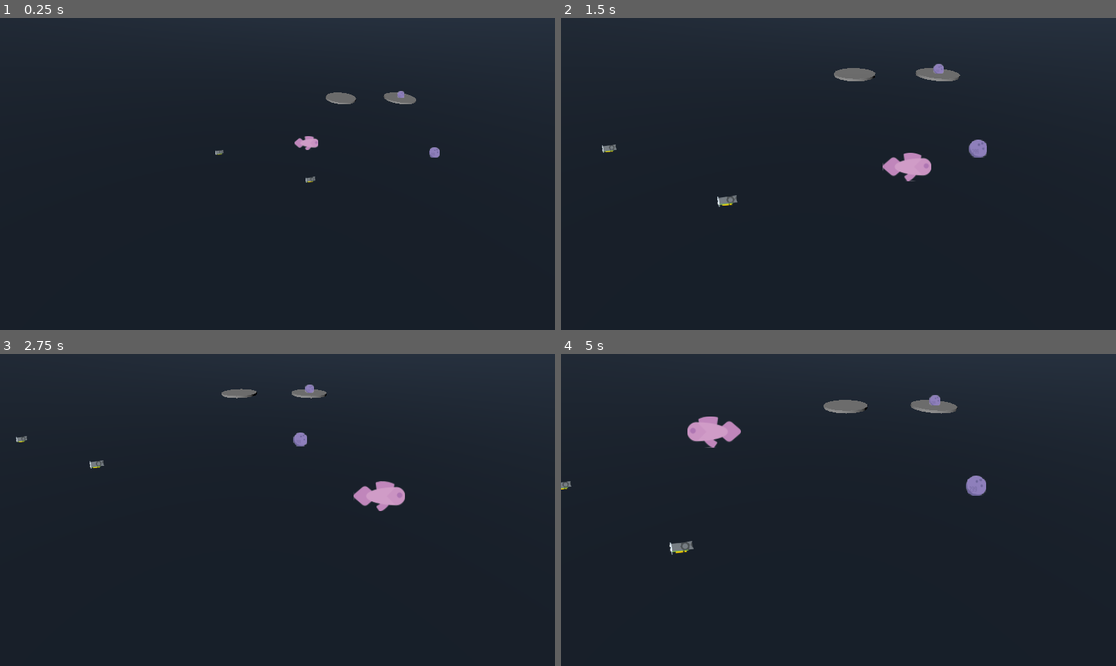
Above: before the commit, frames 1-4 (two rows, left to right).
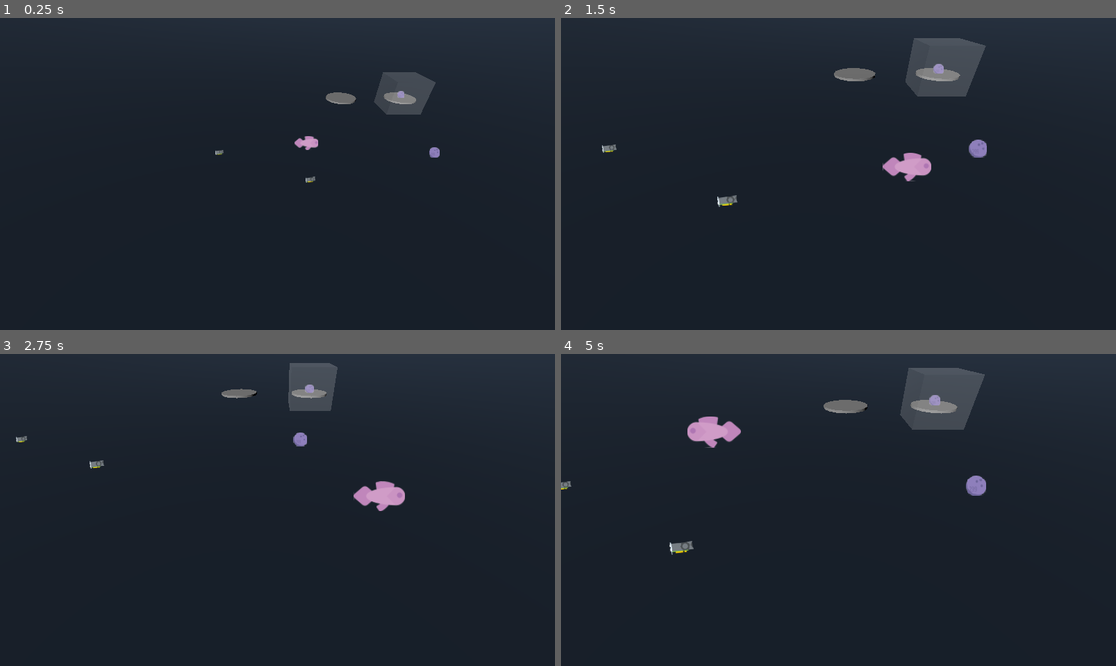
Above: after the commit, the same moments.

Repository: sundowns/full-scale-operation
Game: Godot game, scene res://world.tscn
The game is run twice, just before and just after one commit, with the same random seed, the same clock (stepped at 60 frames per second) and the same inputs.
Inputs:
- Up to frame 1 (0.25 s): no input
- Up to frame 2 (1.5 s): tap Enter (ui_accept) at 0.5, 0.77 s; hold D (move_right) 0.53-1.28 s; hold Shift (graboss) 0.53-1.28 s; hold S (move_down) from 1.28 s (still down); tap Shift (graboss) at 1.35 s
- Up to frame 3 (2.75 s): tap Enter (ui_accept) at 1.52 s; release S (move_down) at 2.03 s; hold D (move_right) from 2.03 s (still down); hold Shift (graboss) from 2.03 s (still down)
- Up to frame 4 (5 s): release D (move_right) at 2.78 s; release Shift (graboss) at 2.78 s; hold W (move_up) 2.78-3.53 s; tap Shift (graboss) at 2.85, 4.35 s; tap Enter (ui_accept) at 3.02, 3.77, 4.52 s; hold Shift (graboss) 3.53-4.28 s; hold A (move_left) from 3.53 s (still down)

The runs differ from the first frame. In frame 1, 1.0% of the frame differs, in the area x 67-79%, y 17-31%; in frame 2, 1.9%; in frame 3, 1.1%; in frame 4, 2.2%, in the area x 61-77%, y 4-25%.

Commit message:
balance scales v0000

Diff:
--- a/components/scale.gd
+++ b/components/scale.gd
@@ -3,9 +3,22 @@
 
 @export var test_item: ItemData
 @export_range(0, 1, 10000) var error_margin: float = 10
+@export_range(0.1, 100, 0.1) var dish_move_speed: float = 1.0
 
 @onready var scale_test_area: ScaleArea = $LeftDish/ScaleArea
 @onready var test_item_sprite: Sprite3D = $RightDish/TestItemSprite
+
+@onready var left_dish: MeshInstance3D = $LeftDish
+@onready var right_dish: MeshInstance3D = $RightDish
+
+@onready var left_bottom: Marker3D = $LeftBottom
+@onready var left_top: Marker3D = $LeftTop
+@onready var right_bottom: Marker3D = $RightBottom
+@onready var right_top: Marker3D = $RightTop
+
+var left_target_height: float = 0.0
+var right_target_height: float = 0.0
+var is_active: bool = false
 
 func _ready() -> void:
 	if test_item:
@@ -15,3 +28,26 @@
 	scale_test_area.set_goal_weight(test_item.weight - error_margin, test_item.weight + error_margin)
 	test_item_sprite.texture = test_item.sprite
 	test_item_sprite.pixel_size = test_item.pixel_size
+
+func update_dish_positions() -> void:
+	var goal_weight: float = test_item.weight
+	var current_weight = scale_test_area.current_weight
+
+	var current_vs_goal_ratio: float = clampf(current_weight / goal_weight, 0.0, 2.0)
+
+	var left_height_ratio: = current_vs_goal_ratio / 2.0
+	var right_height_ratio: = (1.0 - current_vs_goal_ratio/2)
+	#prints(current_vs_goal_ratio, left_height_ratio, right_height_ratio)
+	left_target_height = lerp(left_top.position.y, left_bottom.position.y, left_height_ratio)
+	right_target_height = lerp(right_top.position.y, right_bottom.position.y, right_height_ratio)
+
+func _on_scale_area_weight_updated() -> void:
+	update_dish_positions()
+	is_active = true
+
+func _process(delta: float) -> void:
+	if is_active:
+		var left_height: float = lerp(left_dish.position.y, left_target_height, delta * dish_move_speed)
+		left_dish.position.y = clampf(left_height, left_bottom.position.y, left_top.position.y)
+		var right_height: float = lerp(right_dish.position.y, right_target_height, delta * dish_move_speed)
+		right_dish.position.y = clampf(right_height, right_bottom.position.y, right_top.position.y)
--- a/components/scale.tscn
+++ b/components/scale.tscn
@@ -16,8 +16,19 @@
 rings = 1
 
 [sub_resource type="CylinderShape3D" id="CylinderShape3D_o6lqq"]
-height = 0.551315
+height = 1.0
 radius = 0.956565
+
+[sub_resource type="BoxShape3D" id="BoxShape3D_fbnhy"]
+size = Vector3(2.25, 2, 2.25)
+
+[sub_resource type="StandardMaterial3D" id="StandardMaterial3D_h2ol8"]
+transparency = 1
+albedo_color = Color(1, 1, 1, 0.196078)
+
+[sub_resource type="BoxMesh" id="BoxMesh_g4u4i"]
+material = SubResource("StandardMaterial3D_h2ol8")
+size = Vector3(2.25, 2, 2.25)
 
 [node name="Scale" type="StaticBody3D"]
 script = ExtResource("1_cbncb")
@@ -25,10 +36,6 @@
 
 [node name="LeftDishCollisionShape" type="CollisionShape3D" parent="."]
 transform = Transform3D(1, 0, 0, 0, 1, 0, 0, 0, 1, 0, 0.669072, 2)
-shape = SubResource("CylinderShape3D_r4hvo")
-
-[node name="RightShapeCollisionShape" type="CollisionShape3D" parent="."]
-transform = Transform3D(1, 0, 0, 0, 1, 0, 0, 0, 1, 0, 0.669072, -2)
 shape = SubResource("CylinderShape3D_r4hvo")
 
 [node name="LeftDish" type="MeshInstance3D" parent="."]
@@ -39,7 +46,7 @@
 remote_path = NodePath("../../LeftDishCollisionShape")
 
 [node name="ScaleArea" parent="LeftDish" instance=ExtResource("2_0ch5c")]
-transform = Transform3D(1, 0, 0, 0, 1, 0, 0, 0, 1, 0, 0.188, 0)
+transform = Transform3D(1, 0, 0, 0, 1, 0, 0, 0, 1, 0, 0.370546, 0)
 collision_mask = 8
 goal_weight_min = 1800.0
 goal_weight_max = 2000.0
@@ -57,5 +64,24 @@
 transform = Transform3D(1, 0, 0, 0, 1, 0, 0, 0, 1, 0, 0.228392, 0)
 billboard = 1
 
-[node name="RemoteTransform3D" type="RemoteTransform3D" parent="RightDish"]
-remote_path = NodePath("../../RightShapeCollisionShape")
+[node name="LeftBottom" type="Marker3D" parent="."]
+transform = Transform3D(1, 0, 0, 0, 1, 0, 0, 0, 1, 0, 0.1, 2)
+
+[node name="LeftTop" type="Marker3D" parent="."]
+transform = Transform3D(1, 0, 0, 0, 1, 0, 0, 0, 1, 0, 1.64548, 2)
+
+[node name="RightBottom" type="Marker3D" parent="."]
+transform = Transform3D(1, 0, 0, 0, 1, 0, 0, 0, 1, 0, 0.1, -2)
+
+[node name="RightTop" type="Marker3D" parent="."]
+transform = Transform3D(1, 0, 0, 0, 1, 0, 0, 0, 1, 0, 1.64548, -2)
+
+[node name="CollisionShape3D" type="CollisionShape3D" parent="."]
+transform = Transform3D(1, 0, 0, 0, 1, 0, 0, 0, 1, 0, 1, -2)
+shape = SubResource("BoxShape3D_fbnhy")
+
+[node name="GlassContainer" type="MeshInstance3D" parent="CollisionShape3D"]
+mesh = SubResource("BoxMesh_g4u4i")
+skeleton = NodePath("../..")
+
+[connection signal="weight_updated" from="LeftDish/ScaleArea" to="." method="_on_scale_area_weight_updated"]
--- a/components/scale_area.gd
+++ b/components/scale_area.gd
@@ -1,6 +1,7 @@
 extends Area3D
 class_name ScaleArea
 
+signal weight_updated
 signal weight_goal_activated
 signal weight_goal_deactivated
 
@@ -51,6 +52,7 @@
 		print('GOALLLLL 🥅⚽')
 		is_within_goal_range = true
 	print("weight: ", current_weight)
+	weight_updated.emit()
 
 func test_weight(sample_weight: float) -> bool:
 	return sample_weight >= goal_weight_min and sample_weight <= goal_weight_max
--- a/components/weight_component.tscn
+++ b/components/weight_component.tscn
@@ -3,7 +3,7 @@
 [ext_resource type="Script" path="res://components/weight_component.gd" id="1_y8xhh"]
 
 [sub_resource type="BoxShape3D" id="BoxShape3D_0pgj6"]
-size = Vector3(0.1, 0.1, 0.1)
+size = Vector3(0.25, 0.25, 0.25)
 
 [node name="WeightComponent" type="Area3D"]
 collision_layer = 8
--- a/items/data/graphics_card.tres
+++ b/items/data/graphics_card.tres
@@ -1,7 +1,7 @@
 [gd_resource type="Resource" script_class="ItemData" load_steps=4 format=3 uid="uid://sxxunfwsidgn"]
 
 [ext_resource type="Script" path="res://src/resources/item_data.gd" id="1_n1lgt"]
-[ext_resource type="Texture2D" uid="uid://b07pmqbhegprm" path="res://assets/items/genericItem_color_078.png" id="2_cstkk"]
+[ext_resource type="Texture2D" uid="uid://b07pmqbhegprm" path="res://assets/items/graphics_card.png" id="2_cstkk"]
 
 [sub_resource type="BoxShape3D" id="BoxShape3D_fi2qh"]
 size = Vector3(0.25, 0.25, 0.25)
--- a/world.tscn
+++ b/world.tscn
@@ -17,6 +17,8 @@
 size = Vector2(1000, 1000)
 
 [sub_resource type="WorldBoundaryShape3D" id="WorldBoundaryShape3D_gvrq3"]
+
+[sub_resource type="BoxShape3D" id="BoxShape3D_d541d"]
 
 [node name="World" type="Node3D"]
 script = ExtResource("1_2nsq5")
@@ -59,3 +61,10 @@
 
 [node name="Scale" parent="." instance=ExtResource("6_vn1tt")]
 transform = Transform3D(-5.96046e-08, 0, -1, 0, 1, 0, 1, 0, -5.96046e-08, 5, 0, -6)
+
+[node name="StaticBody3D" type="StaticBody3D" parent="."]
+transform = Transform3D(1, 0, 0, 0, 1, 0, 0, 0, 1, 0.310077, 0.56818, -6)
+
+[node name="CollisionShape3D" type="CollisionShape3D" parent="StaticBody3D"]
+transform = Transform3D(1, 0, 0, 0, 1, 0, 0, 0, 1, 0.798269, -0.130447, 0)
+shape = SubResource("BoxShape3D_d541d")
Renamed: assets/items/genericItem_color_078.png -> assets/items/graphics_card.png
Not shown, changed: assets/items/graphics_card.png.import
Not shown: 1 places in components/scale.tscn that only renumber resources
Not shown: 1 places in world.tscn that only renumber resources
